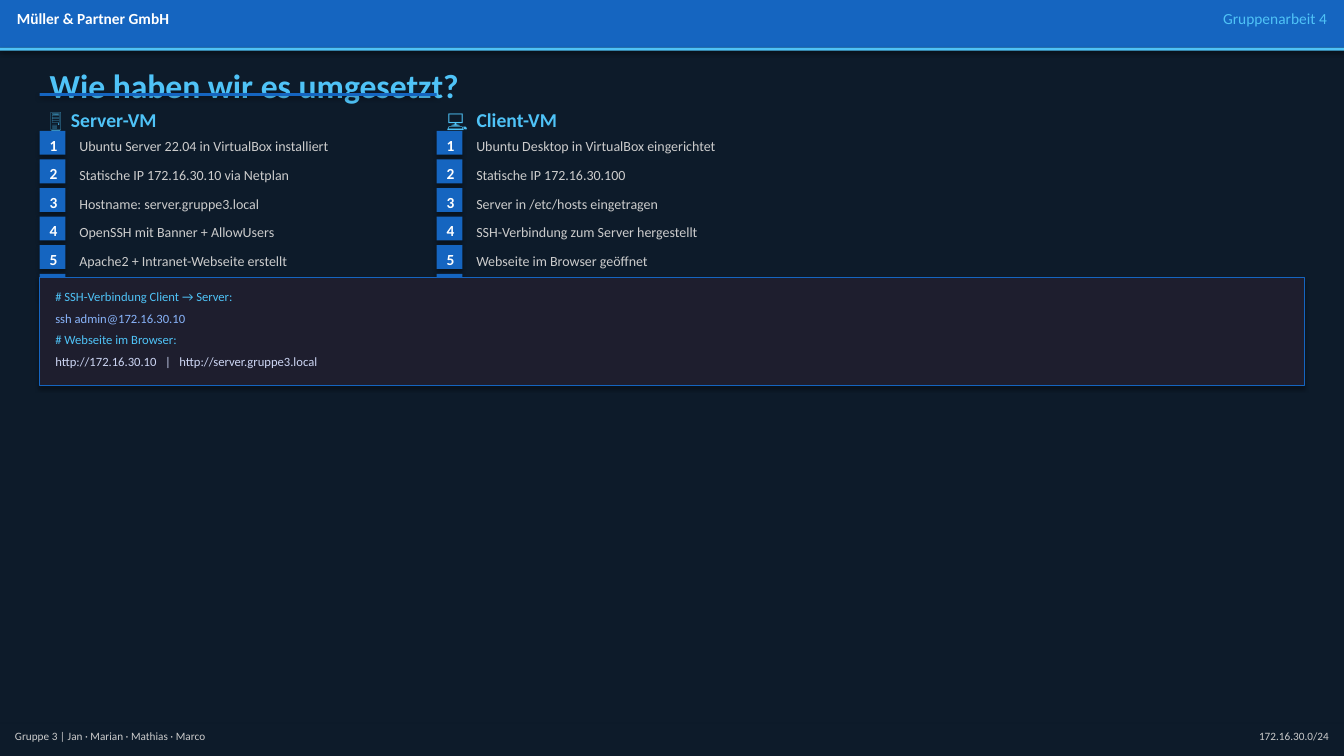
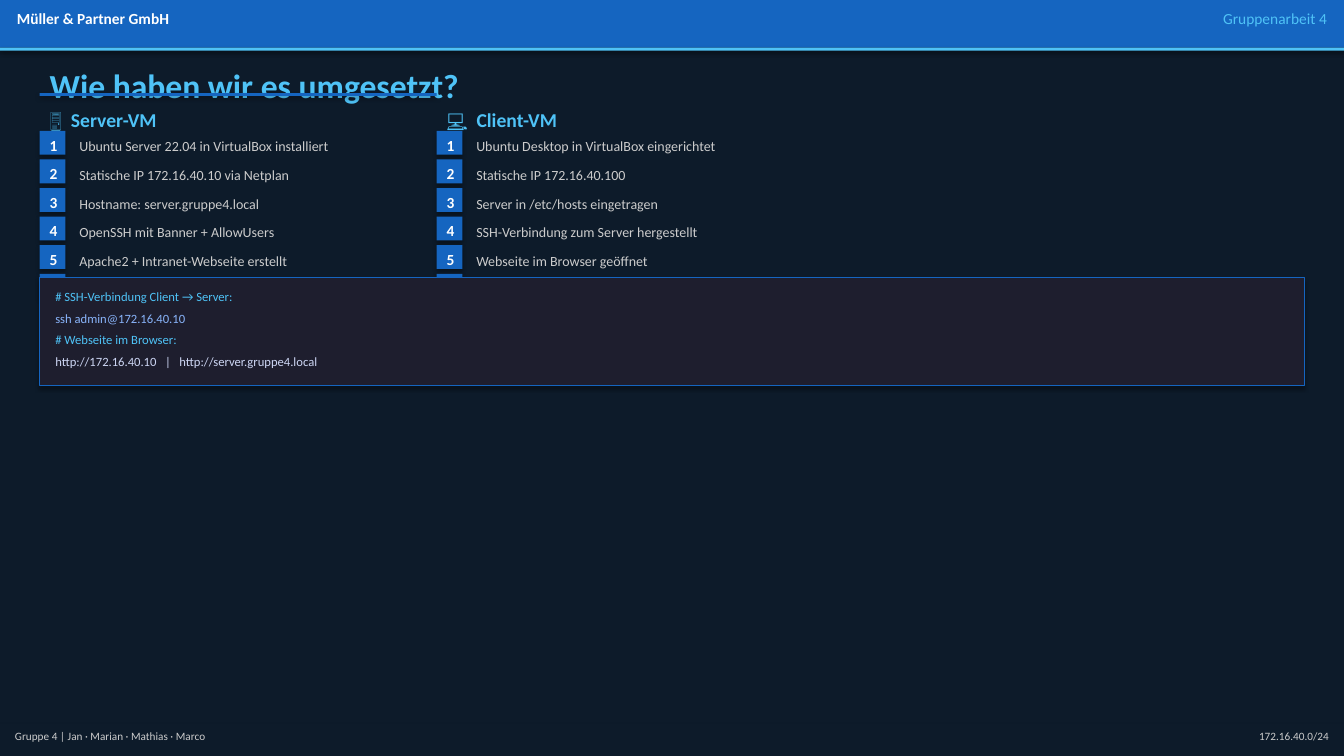
Before and after one commit to kluthjan/uwearbeit, a slide deck: slide 5 of presentation/Praesentation_Gruppenarbeit4.pptx. Drawn at 1344x756 pixels with LibreOffice and Linux fonts; fonts in the diff are those of the drawing. Boxes give left, top, right and bottom in pixels: in the first picture for what was removed or moved away, otherwise in the second. Text is boxed around its words. In the diff, an @@ line names an element or a change of style, - is before the commit and + after.

Commit message:
Add presentation/Praesentation_Gruppenarbeit4.pptx - Gruppenarbeit 4

```diff
--- a/presentation/Praesentation_Gruppenarbeit4.pptx
+++ b/presentation/Praesentation_Gruppenarbeit4.pptx
@@ text at [79,170,289,182]: text changed @@
-Statische IP 172.16.30.10 via Netplan
+Statische IP 172.16.40.10 via Netplan
@@ text at [476,170,625,180]: text changed @@
-Statische IP 172.16.30.100
+Statische IP 172.16.40.100
@@ text at [79,199,259,212]: text changed @@
-Hostname: server.gruppe3.local
+Hostname: server.gruppe4.local
@@ text at [55,314,186,325]: text changed @@
-ssh admin@172.16.30.10
+ssh admin@172.16.40.10
@@ text at [55,357,317,368]: text changed @@
-http://172.16.30.10 | http://server.gruppe3.local
+http://172.16.40.10 | http://server.gruppe4.local
@@ text at [15,732,205,742]: text changed @@
-Gruppe 3 | Jan · Marian · Mathias · Marco
+Gruppe 4 | Jan · Marian · Mathias · Marco
@@ text at [1259,732,1329,741]: text changed @@
-172.16.30.0/24
+172.16.40.0/24
```
Also in this commit, not shown: 8 other slides changed.
